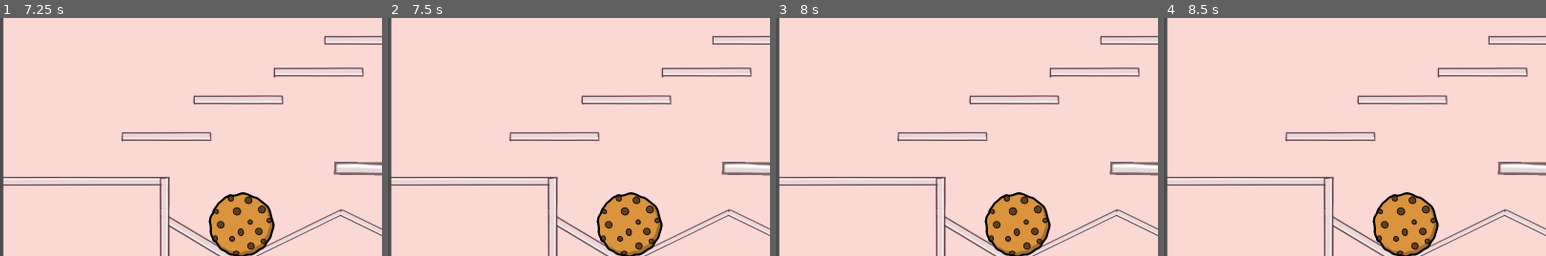
Above: before the commit, frames 1-4 (left to right).
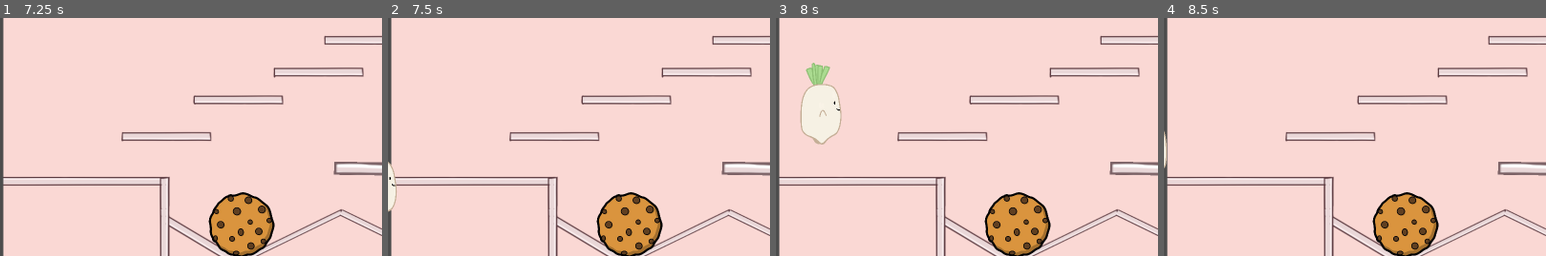
Above: after the commit, the same moments.

Repository: Boyquotes/daikon
Game: Godot game, scene res://levels/level_4.tscn
Same seed, same stepped clock (60 frames per second), same inputs: the game is played once before the commit and once after it. This scene is started directly instead of the project's main scene.
Inputs:
- Up to frame 1 (7.25 s): hold D (right) 0.53-1.28 s; hold Shift (sprint) 0.53-1.28 s; tap W (jump) at 0.77, 1.52, 3.02, 3.77, 4.52, 6.02, 6.77 s; hold A (left) 1.28-2.03 s; tap Shift (sprint) every 1.5 s from 1.35 to 5.85 s; hold Shift (sprint) 2.03-2.78 s; hold D (right) 2.03-3.53 s; hold Shift (sprint) 3.53-4.28 s; hold A (left) 3.53-5.78 s; tap Enter at 5, 6.5 s; hold Shift (sprint) 5.03-5.78 s; tap Space at 5.75 s; hold D (right) from 5.78 s (still down); hold Shift (sprint) from 6.53 s (still down)
- Up to frame 2 (7.5 s): keep holding D (right); tap Space at 7.25 s; release Shift (sprint) at 7.28 s; tap Shift (sprint) at 7.35 s
- Up to frame 3 (8 s): keep holding D (right); tap W (jump) at 7.52 s
- Up to frame 4 (8.5 s): release D (right) at 8.03 s; hold A (left) from 8.03 s (still down); hold Shift (sprint) from 8.03 s (still down)
The pictures show only the part of the screen within x 0-50%, y 49-99%; the shares and areas given below are measured in that part.

Frame 1 is identical in both runs. In frame 2, 0.4% of the frame differs, in the area x 0-3%, y 60-82%; in frame 3, 2.5%, in the area x 6-18%, y 18-54%; in frame 4, 0.1%.

Commit message:
bruh

Diff:
--- a/levels/level_4.tscn
+++ b/levels/level_4.tscn
@@ -48,7 +48,7 @@
 size = Vector2(154, 31)
 
 [sub_resource type="RectangleShape2D" id="RectangleShape2D_x04hp"]
-size = Vector2(2040, 854)
+size = Vector2(4087, 854)
 
 [node name="level_4" type="Node2D"]
 
--- a/levels/level_5.tscn
+++ b/levels/level_5.tscn
@@ -1,62 +1,84 @@
-[gd_scene load_steps=9 format=3 uid="uid://b4p52r50wnip0"]
+[gd_scene load_steps=8 format=3 uid="uid://b4p52r50wnip0"]
 
-[ext_resource type="Texture2D" uid="uid://daxci3jp2o80n" path="res://assets/bg/scene4.png" id="1_8w8ql"]
+[ext_resource type="Texture2D" uid="uid://ca0iuik6ap8q7" path="res://assets/bg/intro_pt_2.png" id="1_aexa4"]
 [ext_resource type="PackedScene" uid="uid://d12v1rqhcdog7" path="res://player.tscn" id="2_wvc6u"]
+[ext_resource type="PackedScene" uid="uid://704fpayvqb61" path="res://objects/carrot.tscn" id="4_ysiy3"]
 [ext_resource type="PackedScene" uid="uid://e3skuvhsdsfx" path="res://objects/glass_jar.tscn" id="5_k1888"]
 
-[sub_resource type="RectangleShape2D" id="RectangleShape2D_mg36v"]
-size = Vector2(411.5, 261)
+[sub_resource type="RectangleShape2D" id="RectangleShape2D_x04hp"]
+size = Vector2(4087, 854)
 
-[sub_resource type="RectangleShape2D" id="RectangleShape2D_pvkv4"]
-size = Vector2(222.5, 26)
+[sub_resource type="RectangleShape2D" id="RectangleShape2D_opx0m"]
+size = Vector2(833, 23)
 
-[sub_resource type="RectangleShape2D" id="RectangleShape2D_v384d"]
-size = Vector2(215, 9.5)
-
-[sub_resource type="RectangleShape2D" id="RectangleShape2D_jrjmg"]
-size = Vector2(221, 9)
-
-[sub_resource type="RectangleShape2D" id="RectangleShape2D_x04hp"]
-size = Vector2(2040, 854)
+[sub_resource type="RectangleShape2D" id="RectangleShape2D_wvqwq"]
+size = Vector2(1085, 20)
 
 [node name="level_5" type="Node2D"]
 
-[node name="Sprite2D" type="Sprite2D" parent="."]
-position = Vector2(1041.5, 721.5)
-scale = Vector2(1.00928, 0.932943)
-texture = ExtResource("1_8w8ql")
+[node name="Sprite2D3" type="Sprite2D" parent="."]
+position = Vector2(3062, 774)
+texture = ExtResource("1_aexa4")
+
+[node name="Sprite2D2" type="Sprite2D" parent="."]
+position = Vector2(1030, 771)
+texture = ExtResource("1_aexa4")
 
 [node name="StaticBody2D" type="StaticBody2D" parent="."]
 collision_layer = 2
 collision_mask = 3
 
-[node name="CollisionShape2D" type="CollisionShape2D" parent="StaticBody2D"]
-position = Vector2(227.25, 1353)
-shape = SubResource("RectangleShape2D_mg36v")
-
-[node name="CollisionShape2D2" type="CollisionShape2D" parent="StaticBody2D"]
-position = Vector2(1130.75, 808)
-shape = SubResource("RectangleShape2D_pvkv4")
-
-[node name="CollisionShape2D3" type="CollisionShape2D" parent="StaticBody2D"]
-position = Vector2(928.5, 880.25)
-shape = SubResource("RectangleShape2D_v384d")
-
-[node name="CollisionShape2D4" type="CollisionShape2D" parent="StaticBody2D"]
-position = Vector2(803.5, 960.5)
-shape = SubResource("RectangleShape2D_jrjmg")
-
 [node name="Player" parent="." instance=ExtResource("2_wvc6u")]
-position = Vector2(109, 1117)
+position = Vector2(294, 1054)
 
 [node name="floor" type="StaticBody2D" parent="."]
 collision_layer = 2
 collision_mask = 3
 
 [node name="CollisionShape2D" type="CollisionShape2D" parent="floor"]
-position = Vector2(1041, 1862)
+position = Vector2(2053.5, 1592)
 shape = SubResource("RectangleShape2D_x04hp")
 
 [node name="glass_jar" parent="." instance=ExtResource("5_k1888")]
-position = Vector2(1287, 1346)
+position = Vector2(893, 1071)
 collision_mask = 3
+
+[node name="carrot" parent="." instance=ExtResource("4_ysiy3")]
+position = Vector2(1825, 799)
+gravity_scale = 0.0
+
+[node name="carrot2" parent="." instance=ExtResource("4_ysiy3")]
+position = Vector2(1672, 802)
+gravity_scale = 0.0
+
+[node name="carrot3" parent="." instance=ExtResource("4_ysiy3")]
+position = Vector2(1983, 798)
+gravity_scale = 0.0
+
+[node name="carrot4" parent="." instance=ExtResource("4_ysiy3")]
+position = Vector2(1514, 795)
+gravity_scale = 0.0
+
+[node name="carrot5" parent="." instance=ExtResource("4_ysiy3")]
+position = Vector2(1366, 791)
+gravity_scale = 0.0
+
+[node name="Shelf_1" type="StaticBody2D" parent="."]
+position = Vector2(3117, 663)
+collision_layer = 2
+collision_mask = 3
+metadata/_edit_group_ = true
+
+[node name="CollisionShape2D" type="CollisionShape2D" parent="Shelf_1"]
+position = Vector2(553.5, 1.5)
+shape = SubResource("RectangleShape2D_opx0m")
+
+[node name="Shelf_2" type="StaticBody2D" parent="."]
+position = Vector2(7, 926)
+collision_layer = 2
+collision_mask = 3
+metadata/_edit_group_ = true
+
+[node name="CollisionShape2D" type="CollisionShape2D" parent="Shelf_2"]
+position = Vector2(532.5, 0)
+shape = SubResource("RectangleShape2D_wvqwq")
--- /dev/null
+++ b/objects/carrot.tscn
@@ -0,0 +1,20 @@
+[gd_scene load_steps=3 format=3 uid="uid://704fpayvqb61"]
+
+[ext_resource type="Texture2D" uid="uid://gxn5h4rae22d" path="res://assets/objects/carrot.png" id="1_cjbgs"]
+
+[sub_resource type="CapsuleShape2D" id="CapsuleShape2D_iijm6"]
+radius = 25.7143
+height = 61.7143
+
+[node name="carrot" type="RigidBody2D"]
+scale = Vector2(1.75, 1.75)
+collision_layer = 2
+collision_mask = 3
+
+[node name="Sprite" type="Sprite2D" parent="."]
+scale = Vector2(0.5, 0.5)
+texture = ExtResource("1_cjbgs")
+
+[node name="CollisionShape2D" type="CollisionShape2D" parent="."]
+position = Vector2(-1.14286, 76)
+shape = SubResource("CapsuleShape2D_iijm6")
Binary file added: assets/objects/carrot.png
Not shown, added: assets/objects/carrot.png.import
